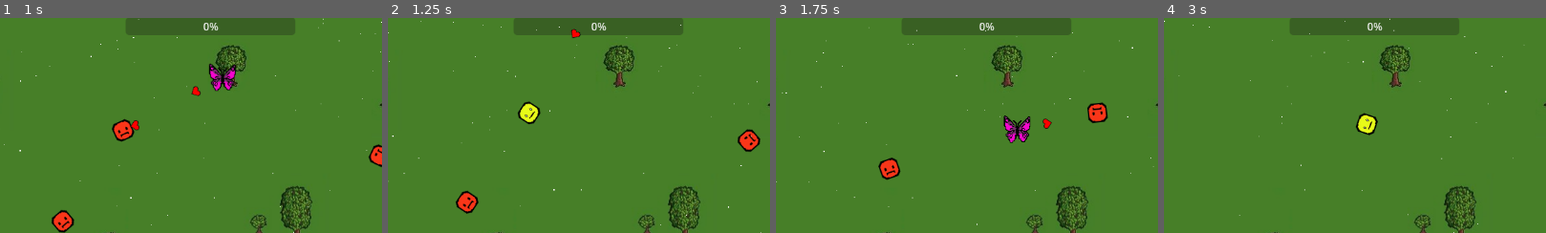
Above: before the commit, frames 1-4 (left to right).
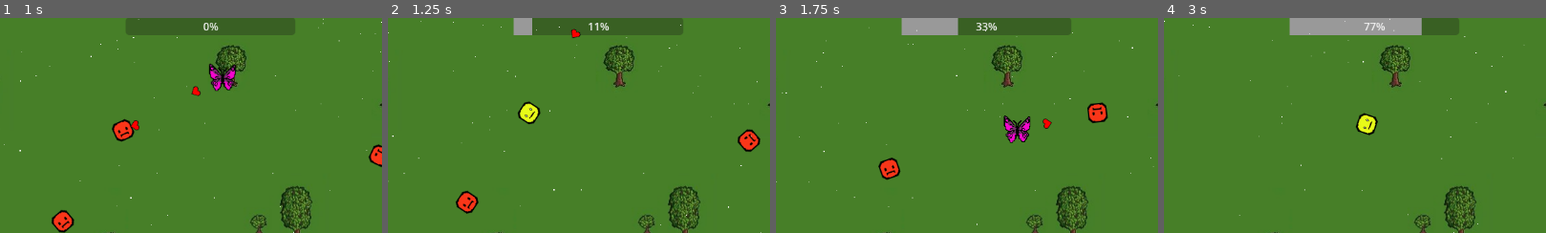
Above: after the commit, the same moments.

Repository: Robertas-Ba/joymakerGame
Game: Godot game, scene res://map.tscn
Two runs of this game, one before a commit and one after it. Both use one fixed random seed, a clock stepped at 60 frames per second and the inputs below.
Inputs:
- Up to frame 1 (1 s): hold W (move_up) from 0.53 s (still down); tap D (move_rigth) at 0.6 s
- Up to frame 2 (1.25 s): keep holding W (move_up)
- Up to frame 3 (1.75 s): release W (move_up) at 1.28 s; hold S (move_down) from 1.28 s (still down); tap D (move_rigth) at 1.35 s
- Up to frame 4 (3 s): release S (move_down) at 2.03 s; hold W (move_up) from 2.03 s (still down); tap D (move_rigth) at 2.1, 2.85 s
The pictures show only the part of the screen within x 24-74%, y 0-50%; the shares and areas given below are measured in that part.

Frame 1 is identical in both runs. In frame 2, 0.5% of the frame differs, in the area x 32-58%, y 0-8%; in frame 3, 1.3%; in frame 4, 2.8%, in the area x 32-68%, y 0-8%.

Commit message:
ai and progress
fixedd the ai and the progress bar

Diff:
--- a/bads.gd
+++ b/bads.gd
@@ -22,7 +22,4 @@
 
 	if health == 0:
 		queue_free()
-		emit_signal("enemy_killed")
-
-func _on_enemy_enemy_killed():
-	$"../ProgressBar".value += 10
+	$"../ProgressBar".value += 11.1111
--- a/progress_bar.gd
+++ b/progress_bar.gd
@@ -1,5 +1,5 @@
 extends ProgressBar
 
 
-func _on_enemy_enemy_killed():
+func take_damage():
 	$"../ProgressBar".value += 10
--- a/project.godot
+++ b/project.godot
@@ -17,8 +17,8 @@
 
 [display]
 
-window/size/mode=2
-window/stretch/mode="canvas_items"
+window/stretch/mode="viewport"
+window/stretch/aspect="expand"
 window/stretch/scale_mode="integer"
 
 [input]
